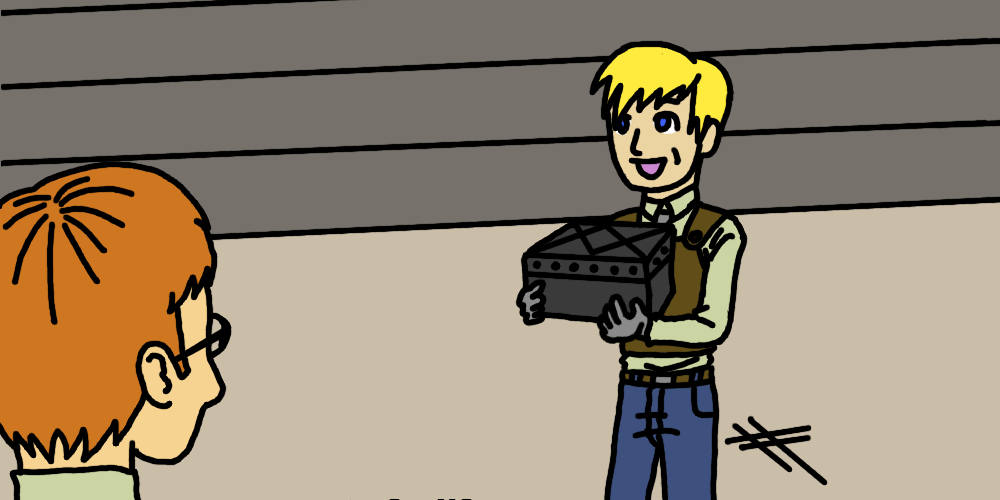
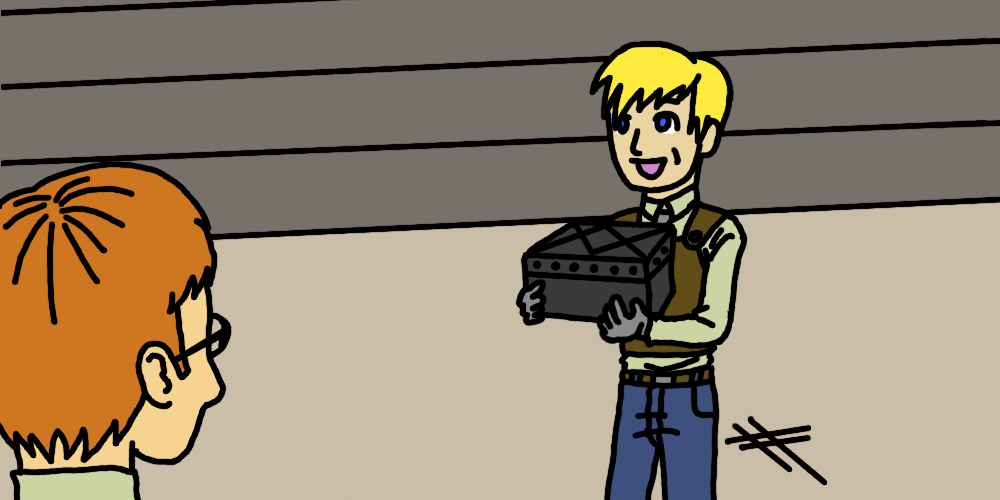
Comparing the layer stacks of the two 1000 x 500 images. Changes:
painted on "bg LINEART" over 389, 499, 472, 500
